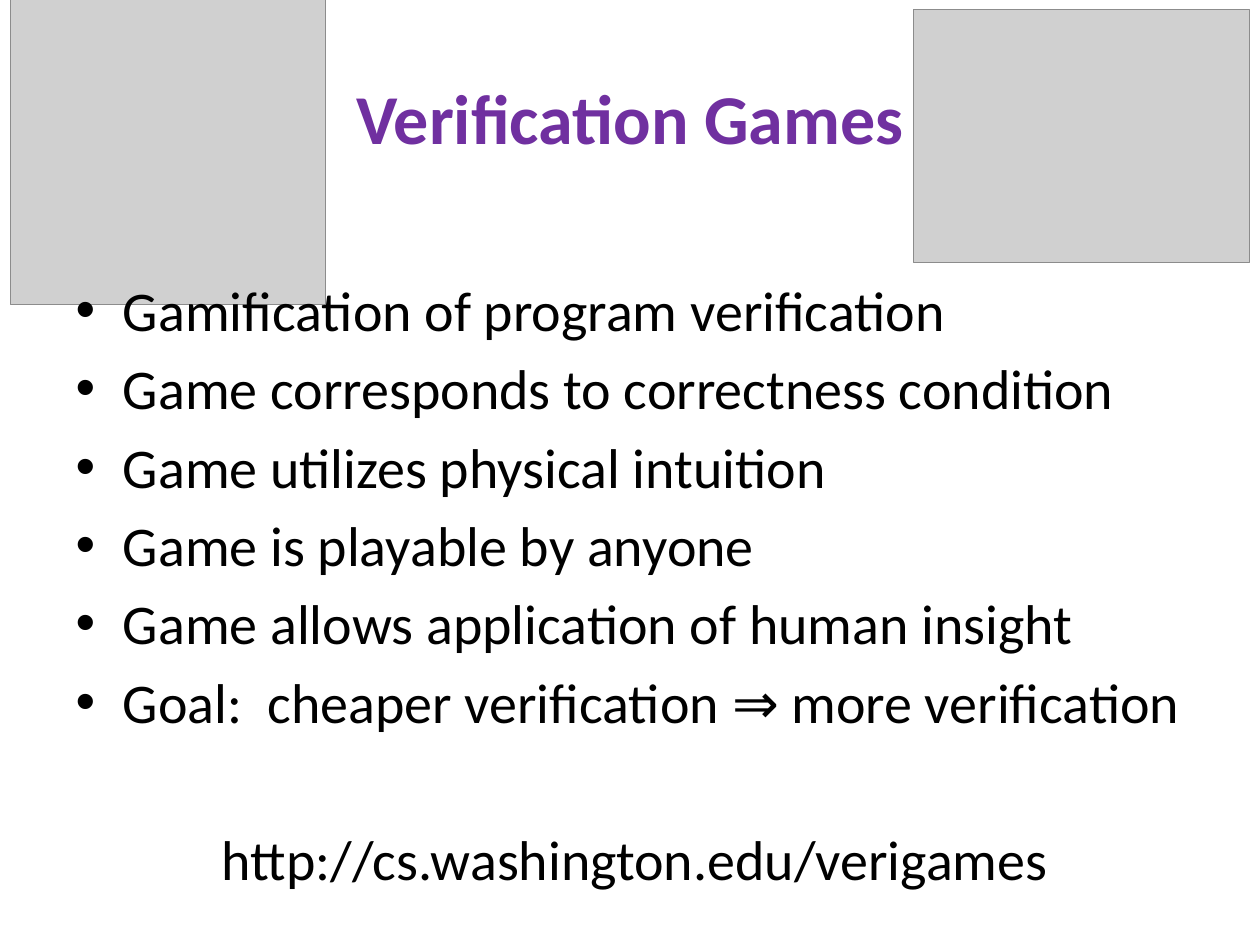
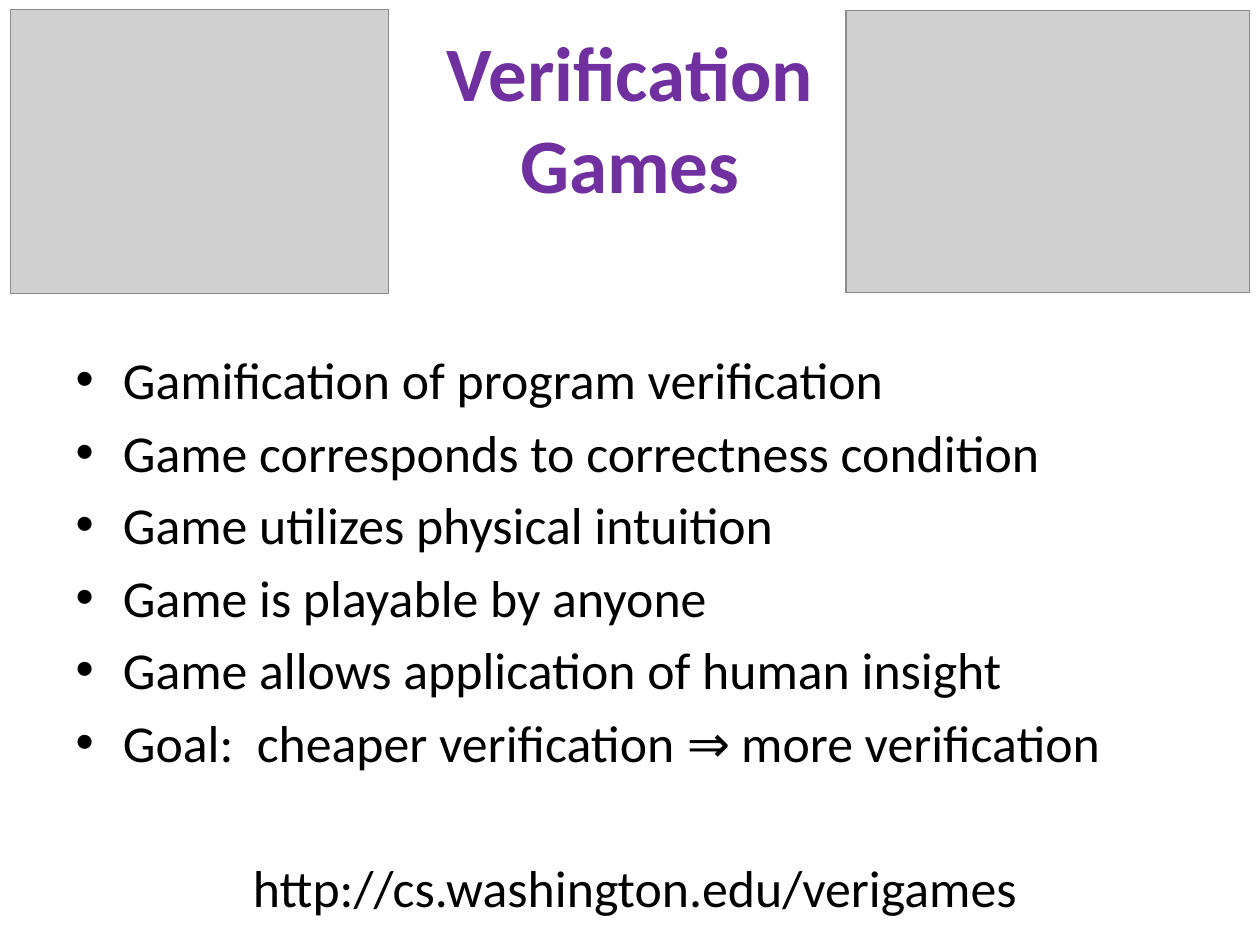
Before and after one commit to mernst/verigames, a slide deck: slide 28 of presentations/verification-games-darpa-201307.pptx (slide 27 before the commit). Drawn at 1260x945 pixels with LibreOffice and Linux fonts; fonts in the diff are those of the drawing; grey boxes stand for pictures. Boxes give left, top, right and bottom in pixels: in the first picture for what was removed or moved away, otherwise in the second. Text is boxed around its words. In the diff, an @@ line names an element or a change of style, - is before the commit and + after.

```diff
--- a/presentations/verification-games-darpa-201307.pptx
+++ b/presentations/verification-games-darpa-201307.pptx
@@ picture: place and size @@
-picture at box(10, 0, 325, 305)
+picture at box(10, 10, 388, 294)
@@ picture: place and size @@
-picture at box(914, 10, 1250, 263)
+picture at box(845, 10, 1249, 292)
@@ title "Verification Games" at box(447, 47, 813, 194): size 40 to 44 pt @@
@@ text "Gamification of program verification" at box(123, 363, 1100, 916): size 32 to 29.6 pt @@
```
Also in this commit, not shown: 3 other slides changed, 1 slide added.
